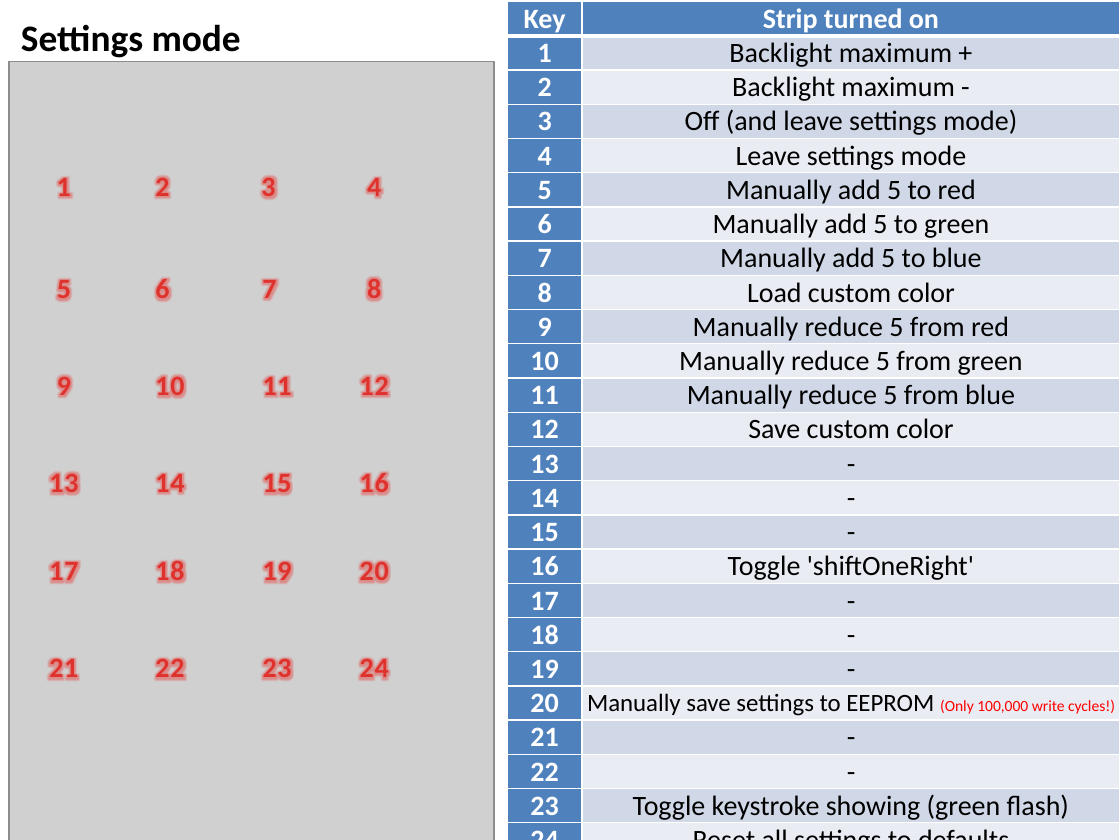
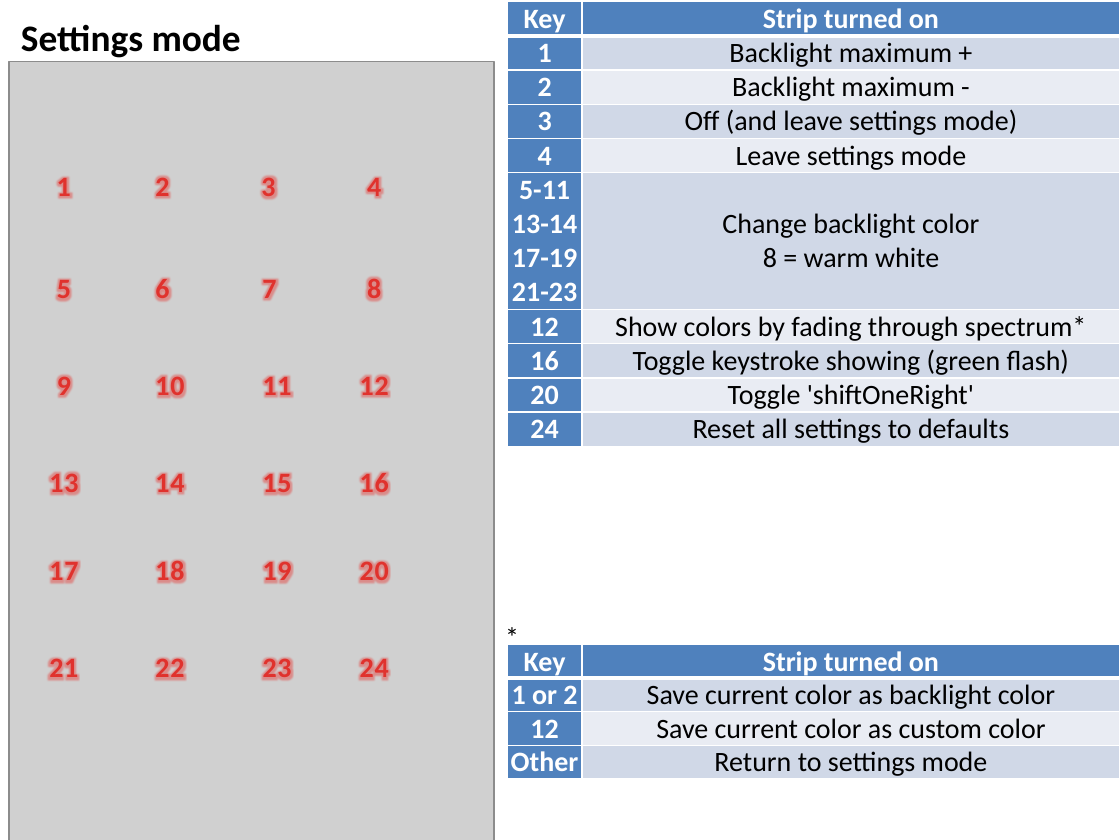
Before and after one commit to Salomon-MH/DJ0DE-ArduDisco, a slide deck: slide 2 of LED_Remote_Vis_DualArduSetup/Manual.pptx. Drawn at 1120x840 pixels with LibreOffice and Linux fonts; fonts in the diff are those of the drawing; grey boxes stand for pictures. Boxes give left, top, right and bottom in pixels: in the first picture for what was removed or moved away, otherwise in the second. Text is boxed around its words. In the diff, an @@ line names an element or a change of style, - is before the commit and + after.

Commit message:
Backlight colors and fading color picker

```diff
--- a/LED_Remote_Vis_DualArduSetup/Manual.pptx
+++ b/LED_Remote_Vis_DualArduSetup/Manual.pptx
@@ table at <box>507,1,1120,447</box> @@
-row 6: 5 | Manually add 5 to red
-row 7: 6 | Manually add 5 to green
-row 8: 7 | Manually add 5 to blue
-row 9: 8 | Load custom color
-row 10: 9 | Manually reduce 5 from red
-row 11: 10 | Manually reduce 5 from green
-row 12: 11 | Manually reduce 5 from blue
-row 13: 12 | Save custom color
-row 14: 13 | -
-row 15: 14 | -
-row 16: 15 | -
-row 17: 16 | Toggle 'shiftOneRight'
-row 18: 17 | -
-row 19: 18 | -
-row 20: 19 | -
-row 21: 20 | Manually save settings to EEPROM (Only 100,000 write cycles!)
-row 22: 21 | -
-row 23: 22 | -
-row 24: 23 | Toggle keystroke showing (green flash)
+row 6: 5-11 13-14 17-19 21-23 | Change backlight color 8 = warm white
+row 7: 12 | Show colors by fading through spectrum*
+row 8: 16 | Toggle keystroke showing (green flash)
+row 9: 20 | Toggle 'shiftOneRight'
@@ text added at <box>494,614,531,659</box>, 18 pt, text #000000 @@
+*
@@ table added at <box>507,644,1120,780</box>, 4 rows, 2 columns @@
+Key | Strip turned on
+1 or 2 | Save current color as backlight color
+12 | Save current color as custom color
+Other | Return to settings mode
```
Also in this commit, not shown: 1 other slide changed, 6 other files.
